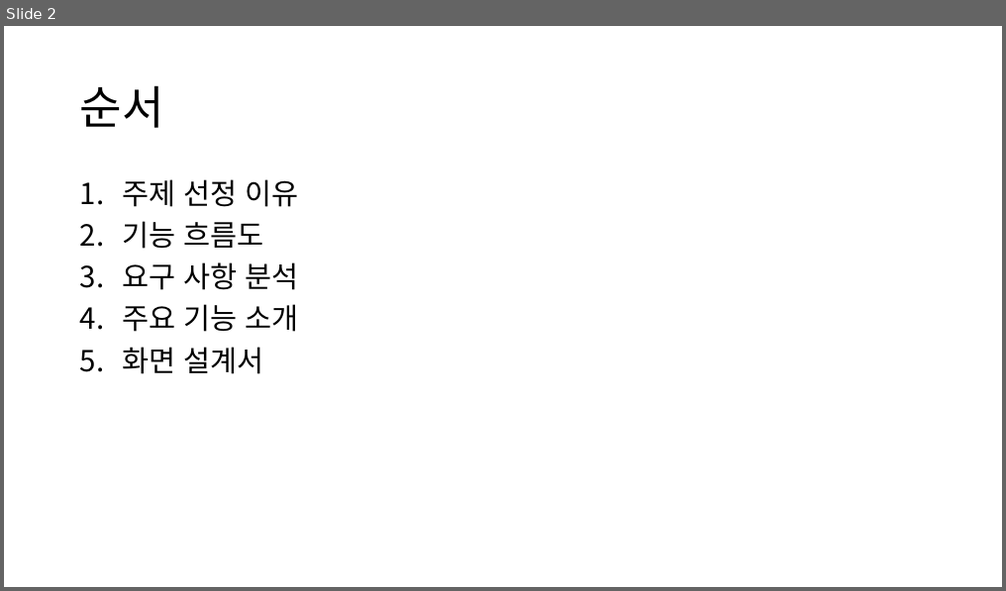
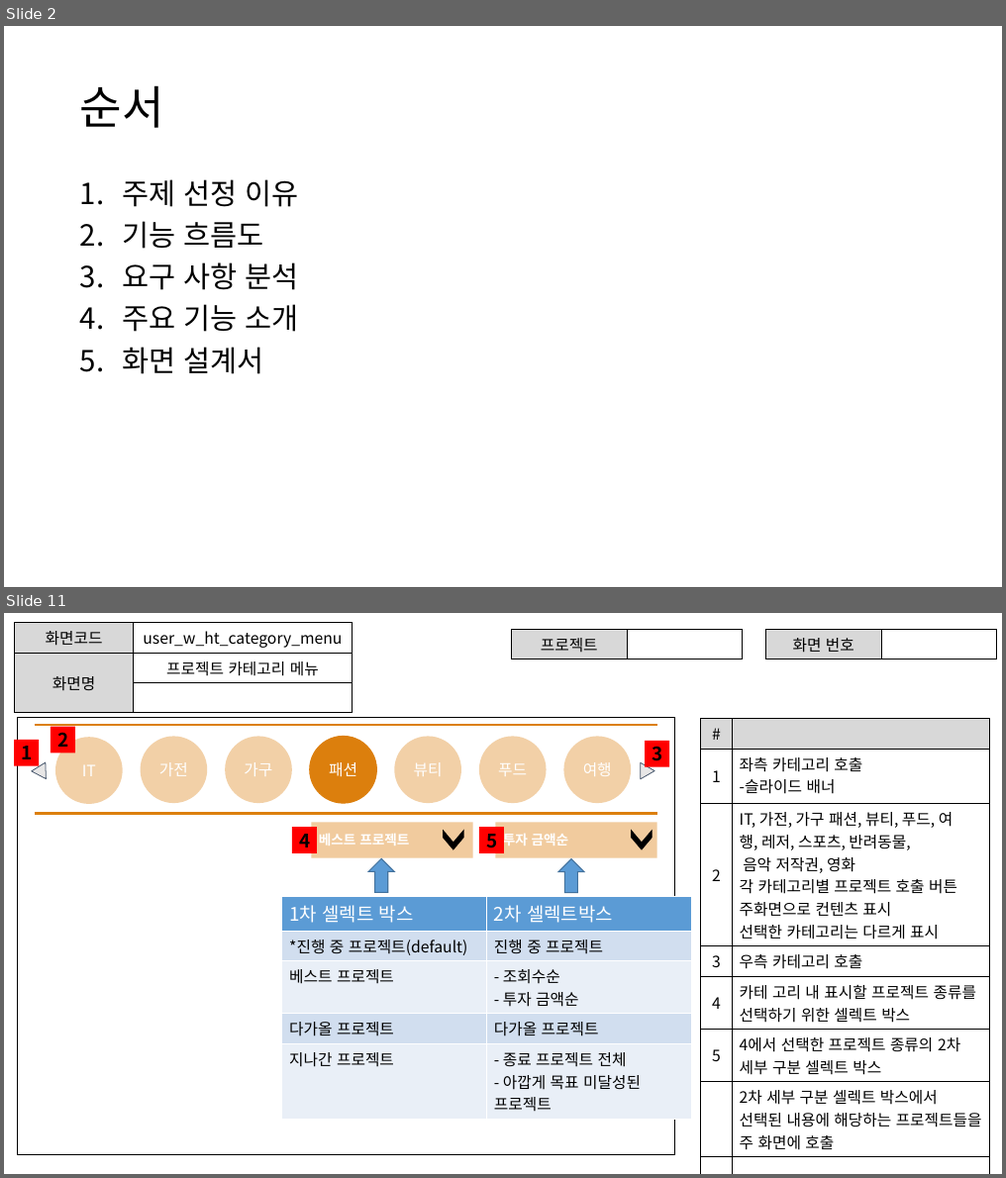
Before and after one commit to ezenteam2/EzenCrowdFunding, a slide deck: project03 - 발표1.pptx. Shown one above the other, each under a label of ours: slide 2 before the commit, slides 2 and 11 after it; the slides between them are not shown. The pictures are 1006x591 and 1006x1178 pixels, drawn with LibreOffice and Linux fonts; fonts in the diff are those of the drawing; background and template pictures are left out. Boxes give left, top, right and bottom in pixels: in the first picture for what was removed or moved away, otherwise in the second. Text is boxed around its words. In the diff, an @@ line names an element or a change of style, - is before the commit and + after.

```diff
--- a/project03 - 발표1.pptx
+++ b/project03 - 발표1.pptx
@@ slide 11 added at <box>4,613,1002,1174</box>, background #FFFFFF @@
@@ table added at <box>15,623,352,701</box>, 3 rows, 2 columns @@
+화면코드 | user_w_ht_category_menu
+화면명 | 프로젝트 카테고리 메뉴
+ | 
@@ table added at <box>512,630,743,656</box>, 1 rows, 2 columns @@
+프로젝트 | 
@@ table added at <box>766,630,997,657</box>, 1 rows, 2 columns @@
+화면 번호 | 
@@ table added at <box>701,719,990,1169</box>, 8 rows, 2 columns @@
+# | 
+1 | 좌측 카테고리 호출 / -슬라이드 배너
+2 | IT, 가전, 가구 패션, 뷰티, 푸드, 여행, 레저, 스포츠, 반려동물, 음악 저작권, 영화 / 각 카테고리별 프로젝트 호출 버튼 / 주화면으로 컨텐츠 표시 / 선택한 카테고리는 다르게 표시
+3 | 우측 카테고리 호출
+4 | 카테 고리 내 표시할 프로젝트 종류를 선택하기 위한 셀렉트 박스
+5 | 4에서 선택한 프로젝트 종류의 2차 세부 구분 셀렉트 박스
+ | 2차 세부 구분 셀렉트 박스에서 선택된 내용에 해당하는 프로젝트들을 주 화면에 호출
+ | 
@@ group added at <box>14,717,674,1155</box>: 7 ellipses, 6 rectangles, 2 lines, 2 triangles, 1 chevron @@
+IT
+가전
+여행
+푸드
+뷰티
+패션
+가구
+3
+2
+1
+베스트 프로젝트
+4
@@ rectangle added at <box>479,827,504,854</box>, fill #FF0000, 18 pt, text #000000, bold @@
+5
@@ rectangle added at <box>496,823,657,859</box>, fill #DC7F0D at 40% opacity, 13 pt, text #FFFFFF, bold @@
+투자 금액순
@@ chevron added at <box>632,831,651,850</box>, fill #000000, outline #000000 1 pt @@
@@ down arrow added at <box>368,859,395,892</box>, fill #5B9BD5, outline #43739E 1 pt @@
@@ down arrow added at <box>558,860,585,893</box>, fill #5B9BD5, outline #43739E 1 pt @@
@@ table added at <box>282,896,690,1116</box>, 5 rows, 2 columns @@
+1차 셀렉트 박스 | 2차 셀렉트박스
+*진행 중 프로젝트(default) | 진행 중 프로젝트
+베스트 프로젝트 | - 조회수순 / - 투자 금액순
+다가올 프로젝트 | 다가올 프로젝트
+지나간 프로젝트 | - 종료 프로젝트 전체 / - 아깝게 목표 미달성된 프로젝트
```
Also in this commit, not shown: 4 slides changed, 126 other slides added, 1 slide removed.
